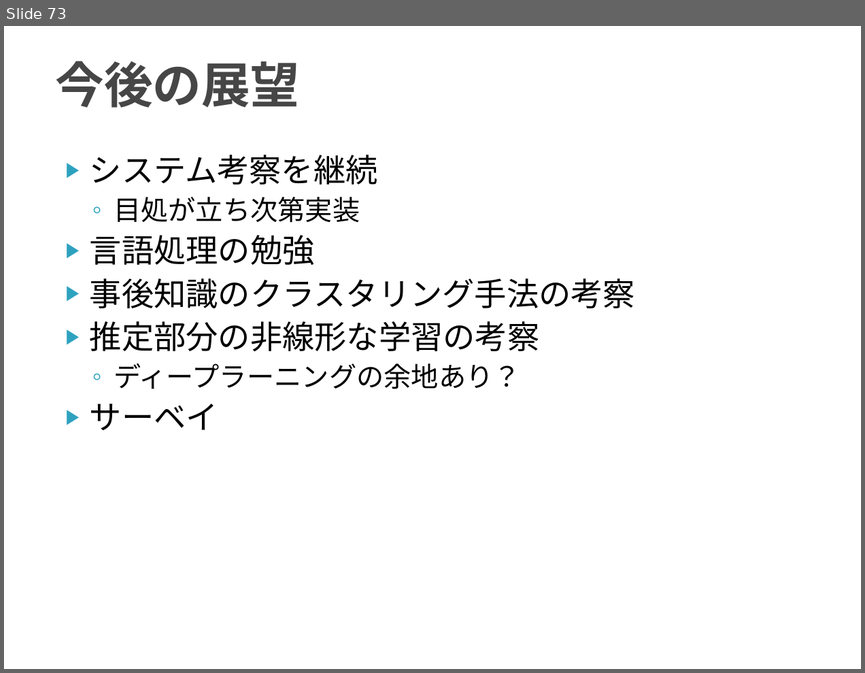
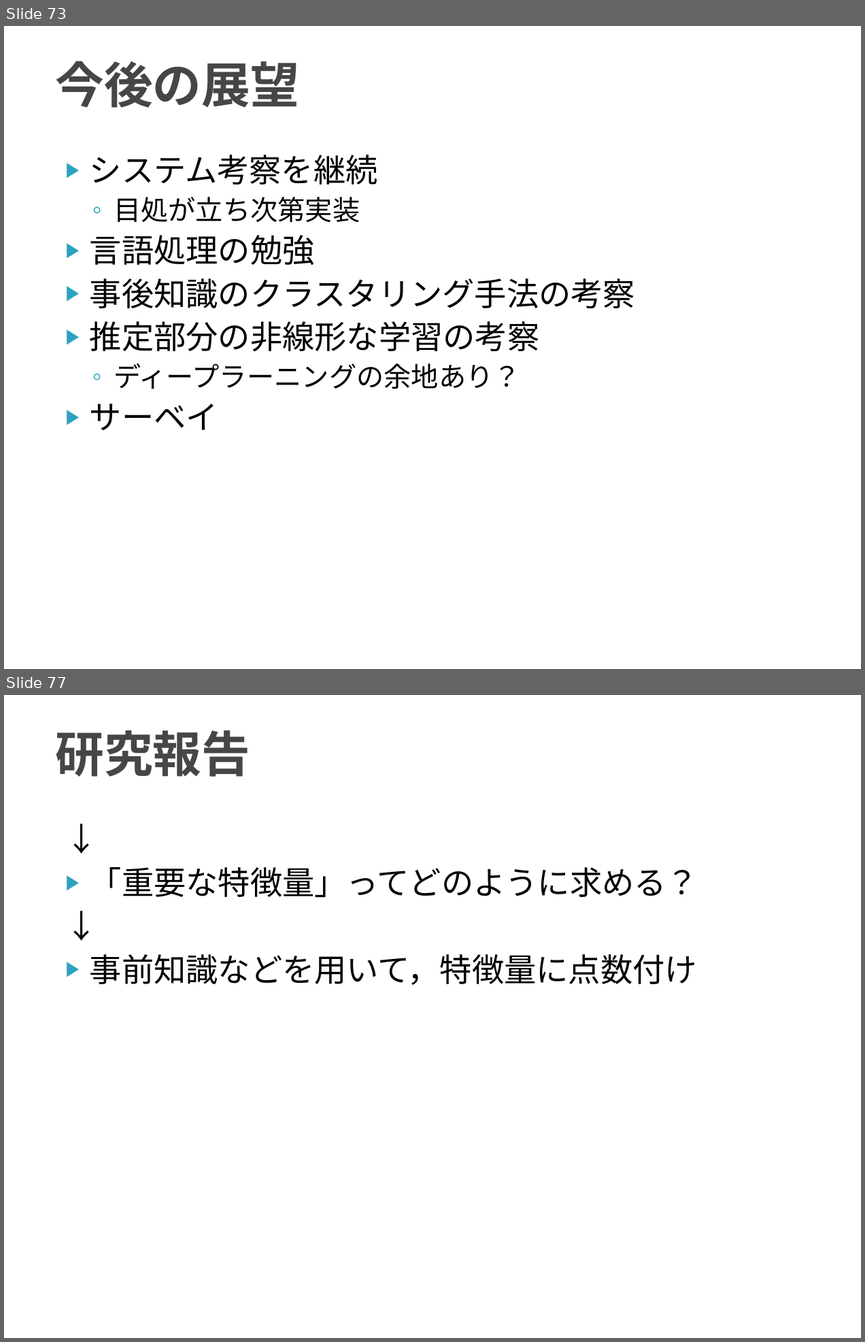
Before and after one commit to TetsuyaKomota/GitforEclipseTest, a slide deck: IntentionLearning_v2/slide/discussion2016.pptx. Shown one above the other, each under a label of ours: slide 73 before the commit, slides 73 and 77 after it; the slides between them are not shown. The pictures are 865x673 and 865x1342 pixels, drawn with LibreOffice and Linux fonts; fonts in the diff are those of the drawing. Boxes give left, top, right and bottom in pixels: in the first picture for what was removed or moved away, otherwise in the second. Text is boxed around its words. In the diff, an @@ line names an element or a change of style, - is before the commit and + after.

```diff
--- a/IntentionLearning_v2/slide/discussion2016.pptx
+++ b/IntentionLearning_v2/slide/discussion2016.pptx
@@ slide 77 added at (x1=4, y1=695, x2=861, y2=1338), background #FFFFFF @@
@@ title added at (x1=55, y1=730, x2=250, y2=777), 41 pt, text #464646, bold @@
+研究報告
@@ text added at (x1=90, y1=867, x2=698, y2=985), 27 pt, text #000000 @@
+↓
+▶ 「重要な特徴量」ってどのように求める？
+↓
+▶ 事前知識などを用いて，特徴量に点数付け
```
Also in this commit, not shown: 4 slides changed, 12 other slides added, 1 other file.
